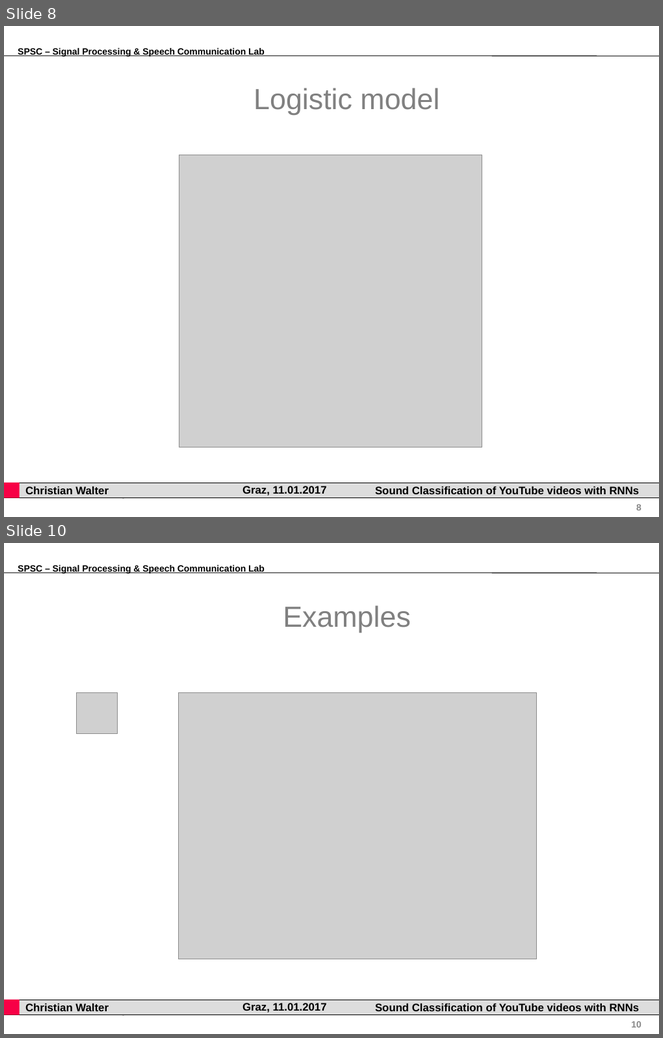
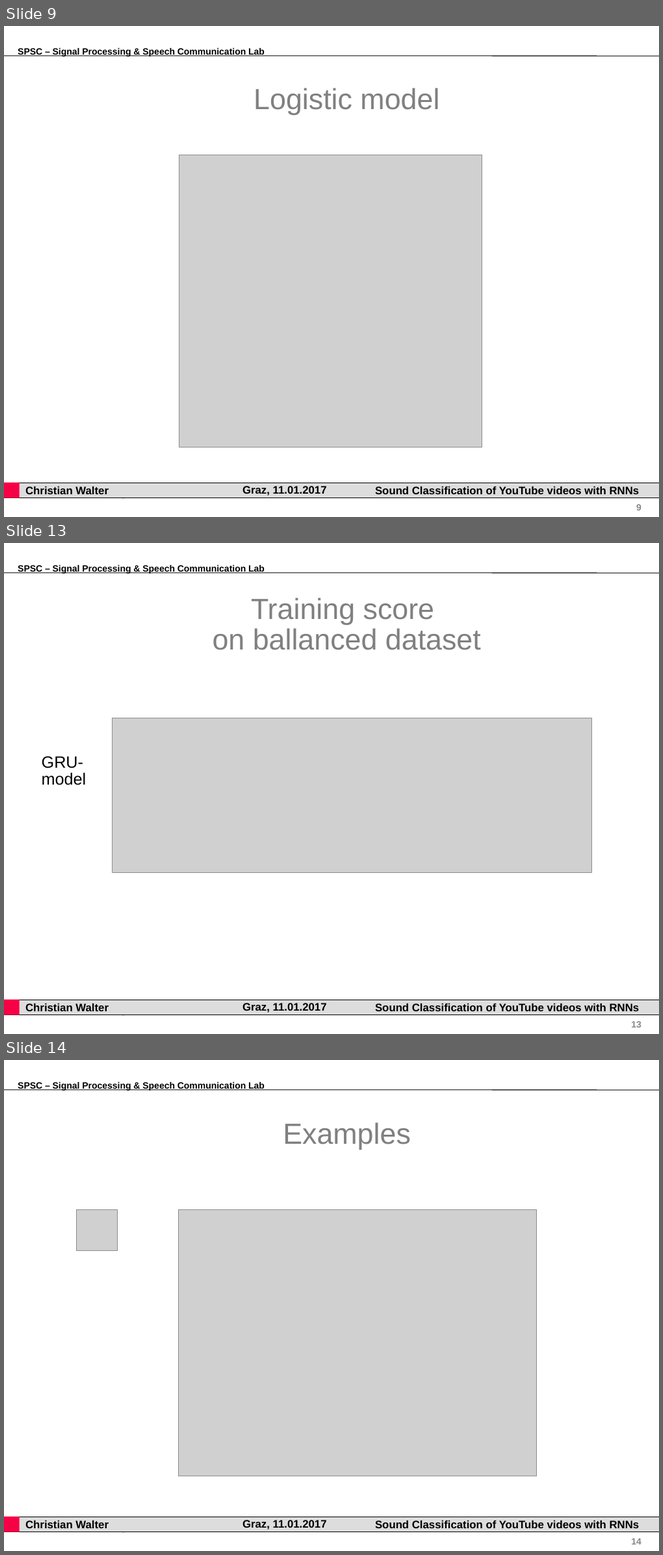
Before and after one commit to gartenschlaefer/present, a slide deck: bachelor_thesis/bachelor_thesis.ppt. Shown one above the other, each under a label of ours: slides 8 and 10 before the commit, slides 9, 13 and 14 after it; the slides between them are not shown. The pictures are 663x1038 and 663x1555 pixels, drawn with LibreOffice and Linux fonts; fonts in the diff are those of the drawing; grey boxes stand for pictures; background and template pictures are left out. Boxes give left, top, right and bottom in pixels: in the first picture for what was removed or moved away, otherwise in the second. Text is boxed around its words. In the diff, an @@ line names an element or a change of style, - is before the commit and + after.

```diff
--- a/bachelor_thesis/bachelor_thesis.ppt
+++ b/bachelor_thesis/bachelor_thesis.ppt
@@ slide 13 added at [4,543,659,1034], background #FFFFFF; not listed: 8 template elements that a slide beside it also shows @@
@@ title added at [213,598,481,650], 32 pt, text #808080 @@
+Training score
+on ballanced dataset
@@ picture added at [112,719,592,873] @@
@@ text added at [42,756,87,785], 18 pt, text #000000 @@
+GRU-model
@@ what was slide 8 is now slide 9 @@
@@ what was slide 10 is now slide 14 @@
@@ page number at [631,1538,642,1545]: text changed @@
-10
+14
```
Also in this commit, not shown: 5 slides changed, 4 other slides added, 1 slide removed, 14 other files.
